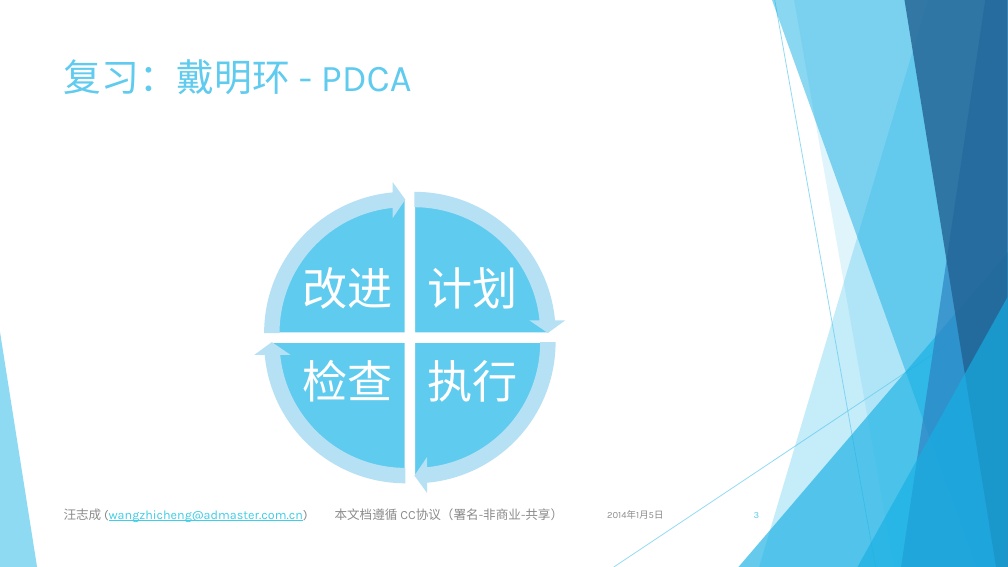
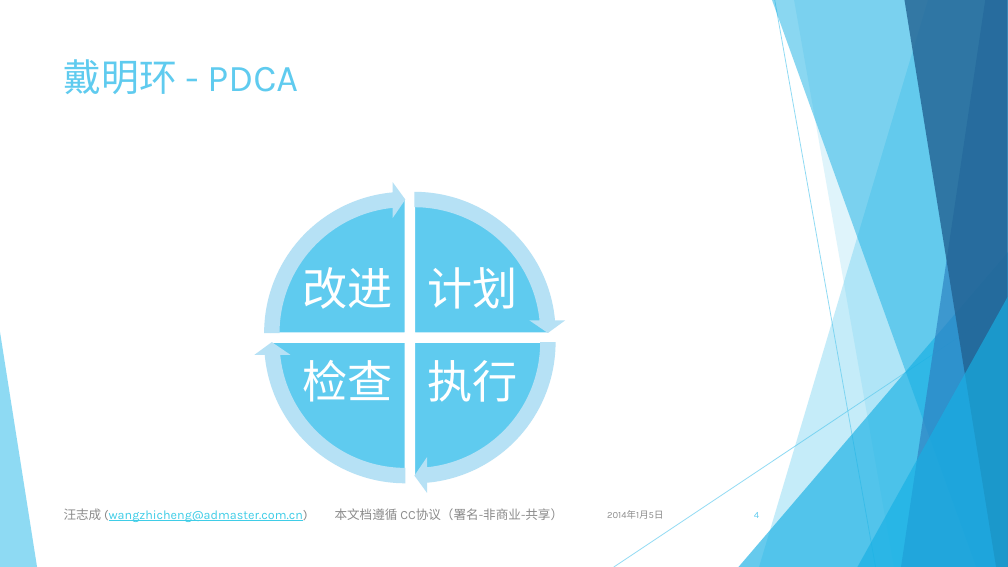
Before and after one commit to jingyanjiaoliu/others, a slide deck: slide 4 of 虚拟案例 - 超市管理系统.pptx (slide 3 before the commit). Drawn at 1008x567 pixels with LibreOffice and Linux fonts; fonts in the diff are those of the drawing. Boxes give left, top, right and bottom in pixels: in the first picture for what was removed or moved away, otherwise in the second. Text is boxed around its words. In the diff, an @@ line names an element or a change of style, - is before the commit and + after.

```diff
--- a/虚拟案例 - 超市管理系统.pptx
+++ b/虚拟案例 - 超市管理系统.pptx
@@ title at <box>64,59,298,94</box>: text changed @@
-复习：戴明环 - PDCA
+戴明环 - PDCA
@@ page number at <box>754,512,759,518</box>: text changed @@
-3
+4
```
Also in this commit, not shown: 7 other slides changed, 2 slides added, 4 other files.
